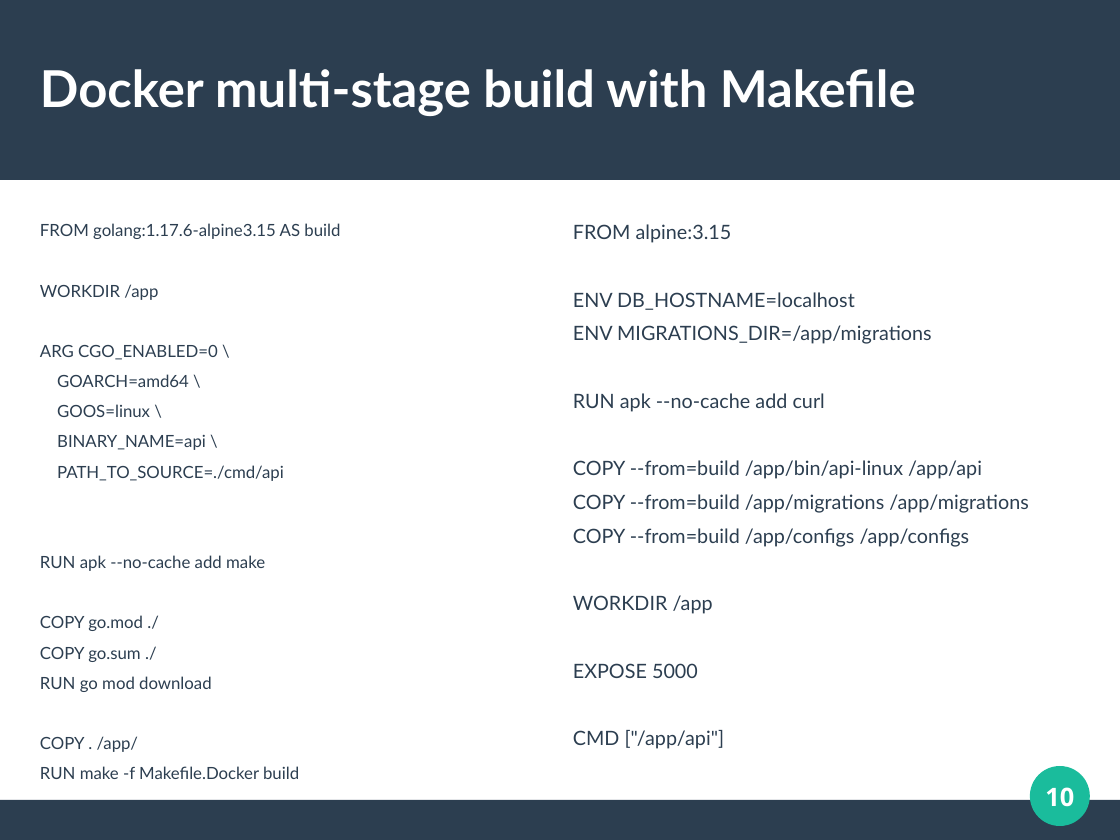
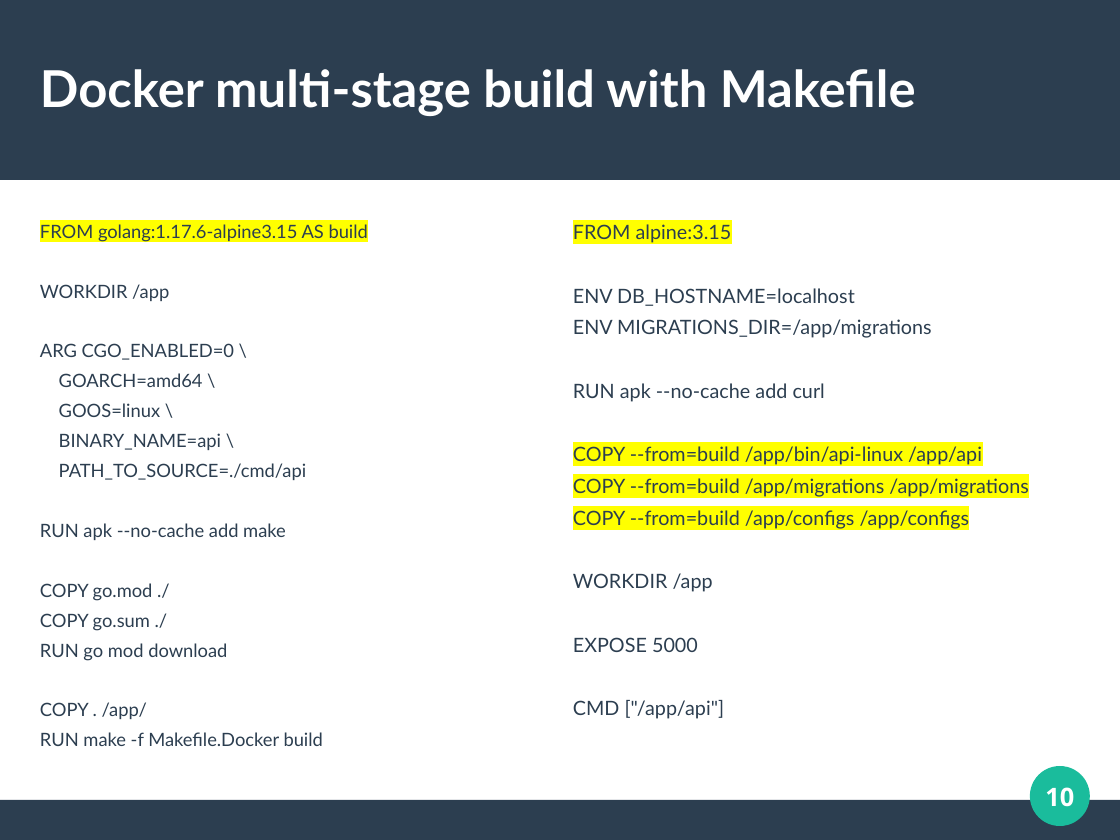
Before and after one commit to tty8747/goCovid19-app, a slide deck: slide 10 of diploma.odp. Drawn at 1120x840 pixels with LibreOffice and Linux fonts; fonts in the diff are those of the drawing. Boxes give left, top, right and bottom in pixels: in the first picture for what was removed or moved away, otherwise in the second. Text is boxed around its words. In the diff, an @@ line names an element or a change of style, - is before the commit and + after.

```diff
--- a/diploma.odp
+++ b/diploma.odp
@@ text "FROM golang:1.17.6-alpine3.15 AS build" at (40,224,368,746): size 11.9 to 12.9 pt; highlight none to #FFFF00 in "FROM golang:1.17.6-alpine3.15 AS build"; less space between paragraphs @@
@@ text "FROM alpine:3.15" at (573,224,1028,719): highlight none to #FFFF00 in "FROM alpine:3.15", "COPY --from=build /app/bin/api-linux /app/api", "COPY --from=build /app/migrations /app/migrations", "COPY --from=build /app/configs /app/configs"; less space between paragraphs @@
```
Also in this commit, not shown: 9 other slides changed, 2 other files.
